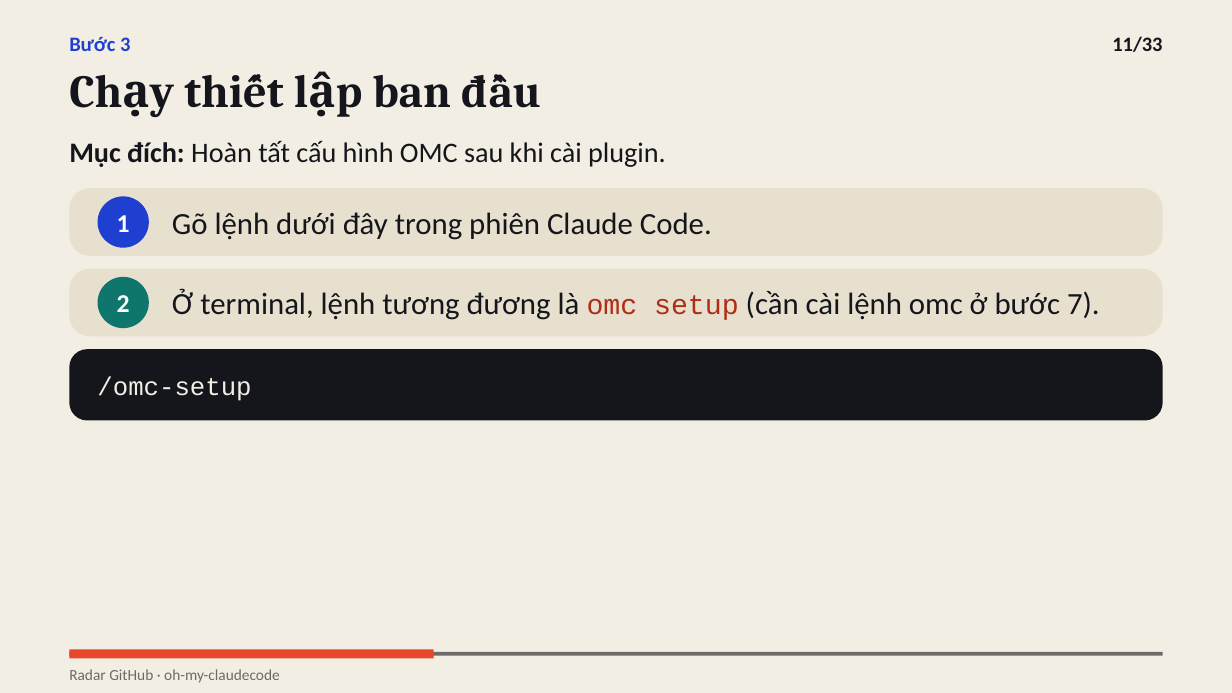
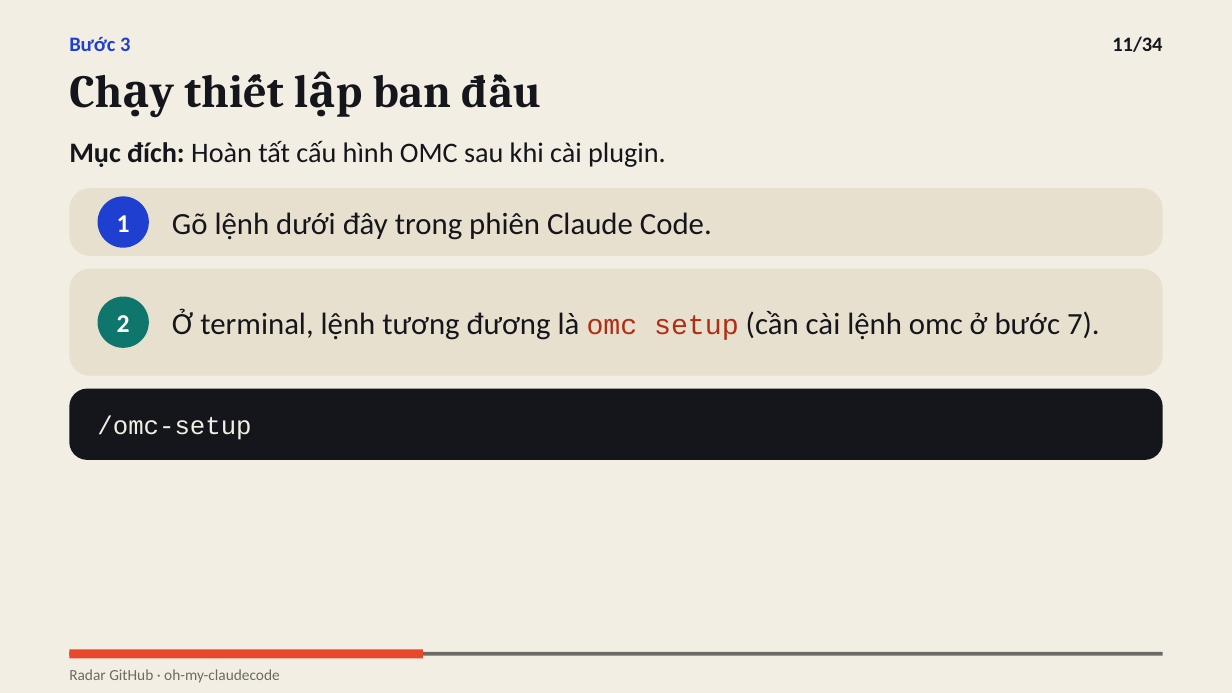
Before and after one commit to vohoailinh90/Github-radar, a slide deck: slide 11 of digests/2026-10-17-4/oh-my-claudecode/slides-vi.pptx. Drawn at 1232x693 pixels with LibreOffice and Linux fonts; fonts in the diff are those of the drawing. Boxes give left, top, right and bottom in pixels: in the first picture for what was removed or moved away, otherwise in the second. Text is boxed around its words. In the diff, an @@ line names an element or a change of style, - is before the commit and + after.

```diff
--- a/digests/2026-10-17-4/oh-my-claudecode/slides-vi.pptx
+++ b/digests/2026-10-17-4/oh-my-claudecode/slides-vi.pptx
@@ text at [1112,36,1162,52]: text changed @@
-11/33
+11/34
@@ rounded rectangle: place and size @@
-rounded rectangle at [69,269,1163,336]
+rounded rectangle at [69,269,1163,376]
@@ rounded rectangle at [69,269,1163,376]: proportions changed @@
@@ ellipse "2": place and size @@
-ellipse "2" at [98,277,150,329]
+ellipse "2" at [98,297,150,348]
@@ text "Ở terminal, lệnh tương đương ...": place and size @@
-text "Ở terminal, lệnh tương đương ..." at [172,288,1100,320]
+text "Ở terminal, lệnh tương đương ..." at [172,308,1100,340]
@@ rounded rectangle: place and size @@
-rounded rectangle at [69,349,1163,421]
+rounded rectangle at [69,389,1163,460]
@@ text "/omc-setup": place and size @@
-text "/omc-setup" at [97,376,251,401]
+text "/omc-setup" at [97,415,251,440]
@@ rectangle: place and size @@
-rectangle at [69,650,433,659]
+rectangle at [69,650,423,659]
```
Also in this commit, not shown: 32 other slides changed, 1 slide added, 2 other files.
